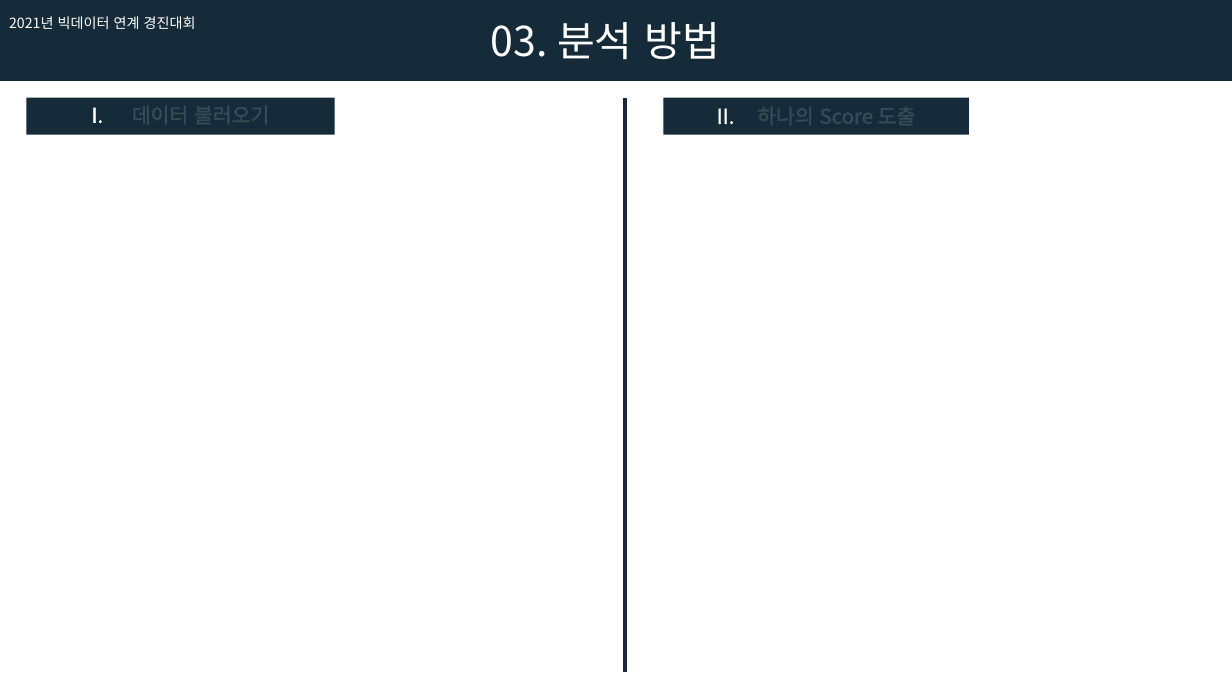
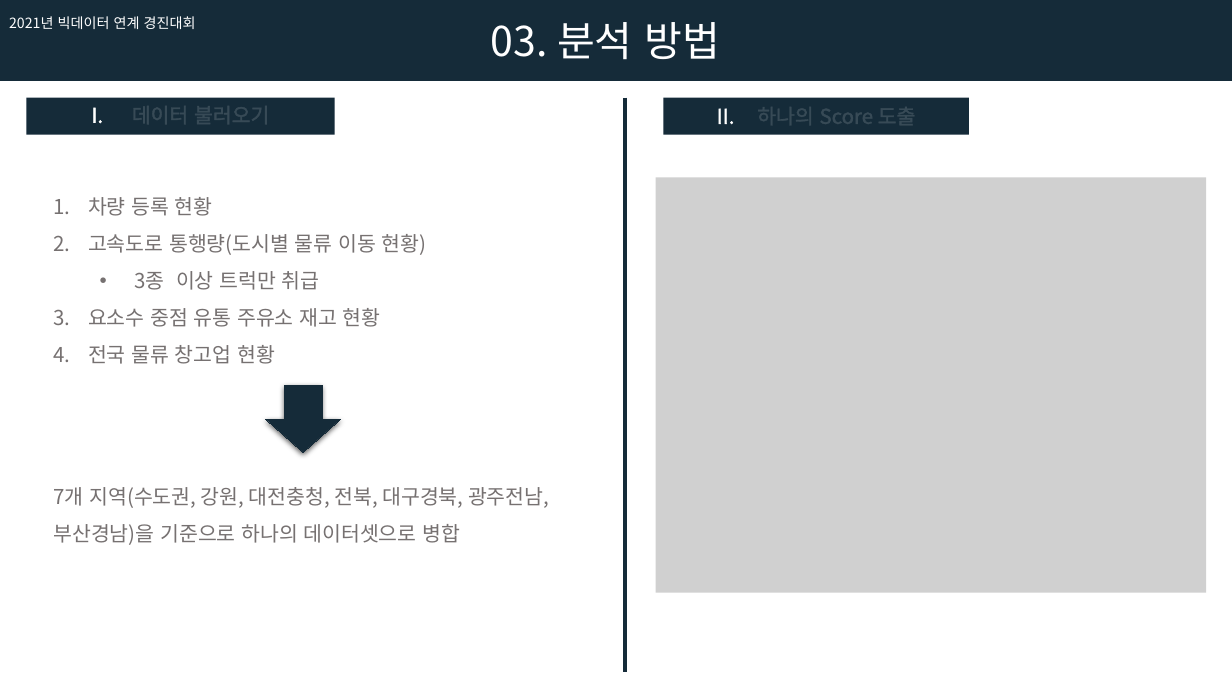
Before and after one commit to SungJun98/UOS_2021_BigData_Contest, a slide deck: slide 4 of 2021_UOS_Contest_1124.pptx. Drawn at 1232x693 pixels with LibreOffice and Linux fonts; fonts in the diff are those of the drawing; grey boxes stand for pictures. Boxes give left, top, right and bottom in pixels: in the first picture for what was removed or moved away, otherwise in the second. Text is boxed around its words. In the diff, an @@ line names an element or a change of style, - is before the commit and + after.

```diff
--- a/2021_UOS_Contest_1124.pptx
+++ b/2021_UOS_Contest_1124.pptx
@@ picture added at [656,177,1207,592] @@
@@ text added at [88,197,427,364], 16 pt, text #767171 @@
+1. 차량 등록 현황
+2. 고속도로 통행량(도시별 물류 이동 현황)
+  • 3종 이상 트럭만 취급
+3. 요소수 중점 유통 주유소 재고 현황
+4. 전국 물류 창고업 현황
@@ down arrow added at [265,385,341,452], fill #152B39, outline #152B39 0.75 pt @@
@@ text added at [54,487,549,545], 16 pt, text #767171 @@
+7개 지역(수도권, 강원, 대전충청, 전북, 대구경북, 광주전남, 부산경남)을 기준으로 하나의 데이터셋으로 병합
```
Also in this commit, not shown: 1 other slide changed.
